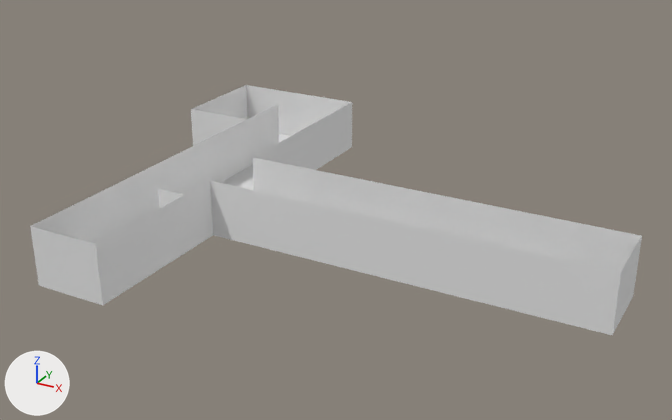
The Blender file Blender Deisng Pk2/PK2.blend: old version first, new version second.
One viewpoint serves both versions: a 50 mm lens placed at (19.5, -37.0, 19.7), pointed at (-0.6, -0.4, 1.4). Every picture has the same lights, and +X, +Y and +Z are marked at lower left.
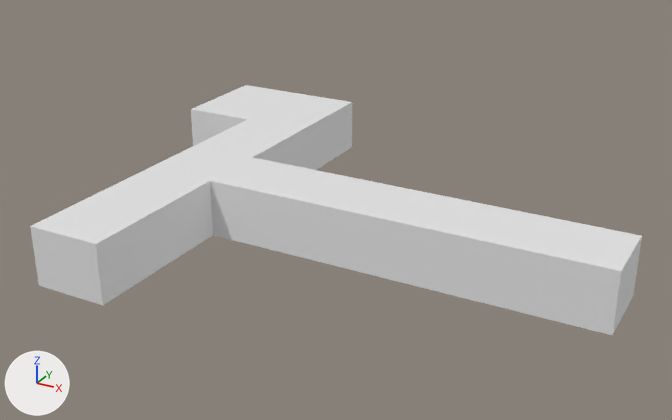
What changed in the scene script:
```text
Add me_plane_008:
    me_plane_008.from_pydata([(0.56, 0.01, 2.9), (-0.01, 0.01, 2.9), (0.29, -2.01, 2.9), (0.29, -0.51, 2.9), (-0.01, -0.51, 2.9), (0.29, -0.22, 2.9), (0.56, -1.3, 2.9), (0.44, -1.47, 2.9), (0.56, -0.97, 2.9), (0.56, -1.47, 2.9), (0.56, -2.01, 2.9), (2.01, -1.3, 2.9), (2.01, -0.97, 2.9)], [(3, 5), (7, 9)], [(0, 8, 12, 11, 6, 9, 10, 2, 3, 4, 1)])
Add ob_roof:
    ob_roof = bpy.data.objects.new('Roof', me_plane_008)
    ob_roof.location = (-13.55, 11.22, 0.0)
    ob_roof.scale = (13.6, 11.2, 1.0)
```

Where the change shows, as pixel boxes (x1, y1, x2, y2) in the pictures (672 x 420 px):
'Roof', added
    after: (31, 85, 642, 271)
